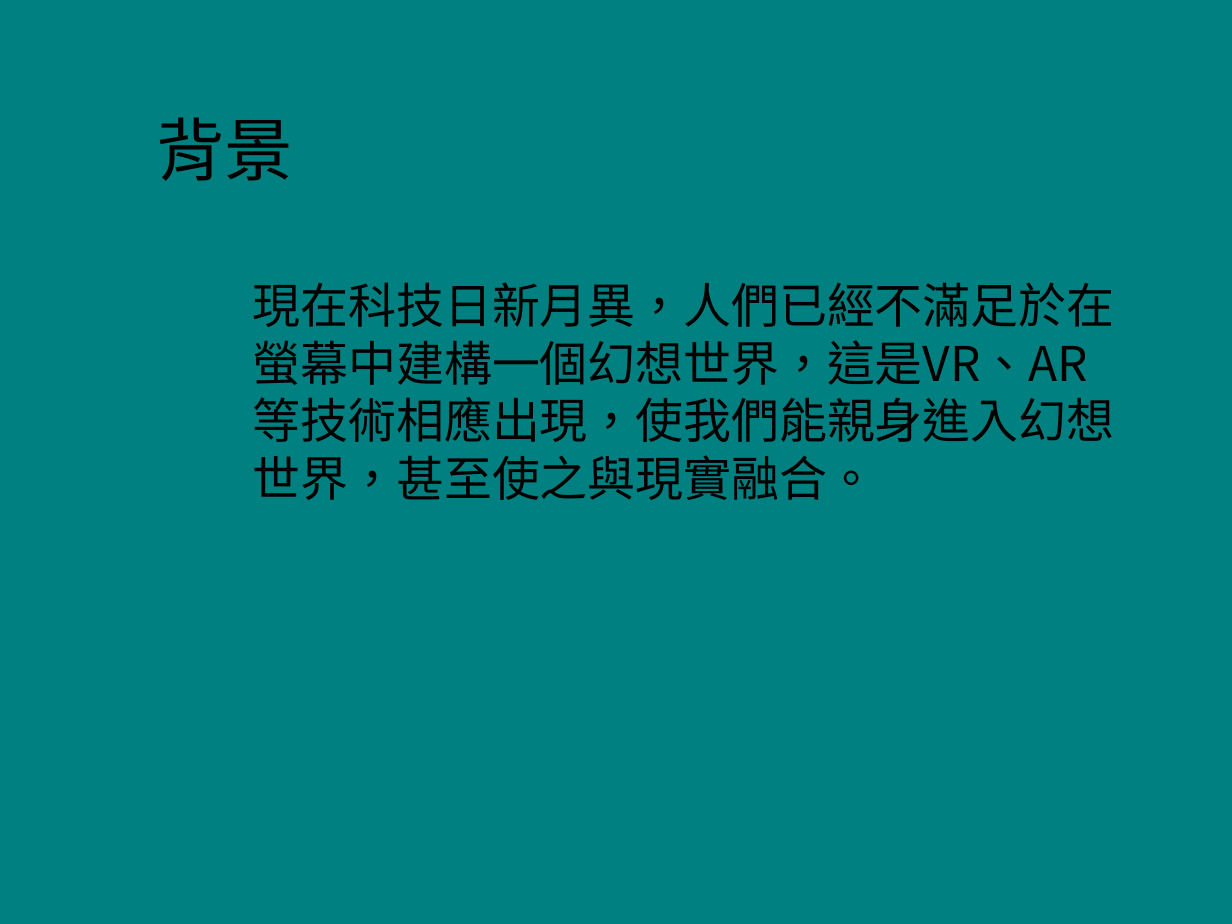
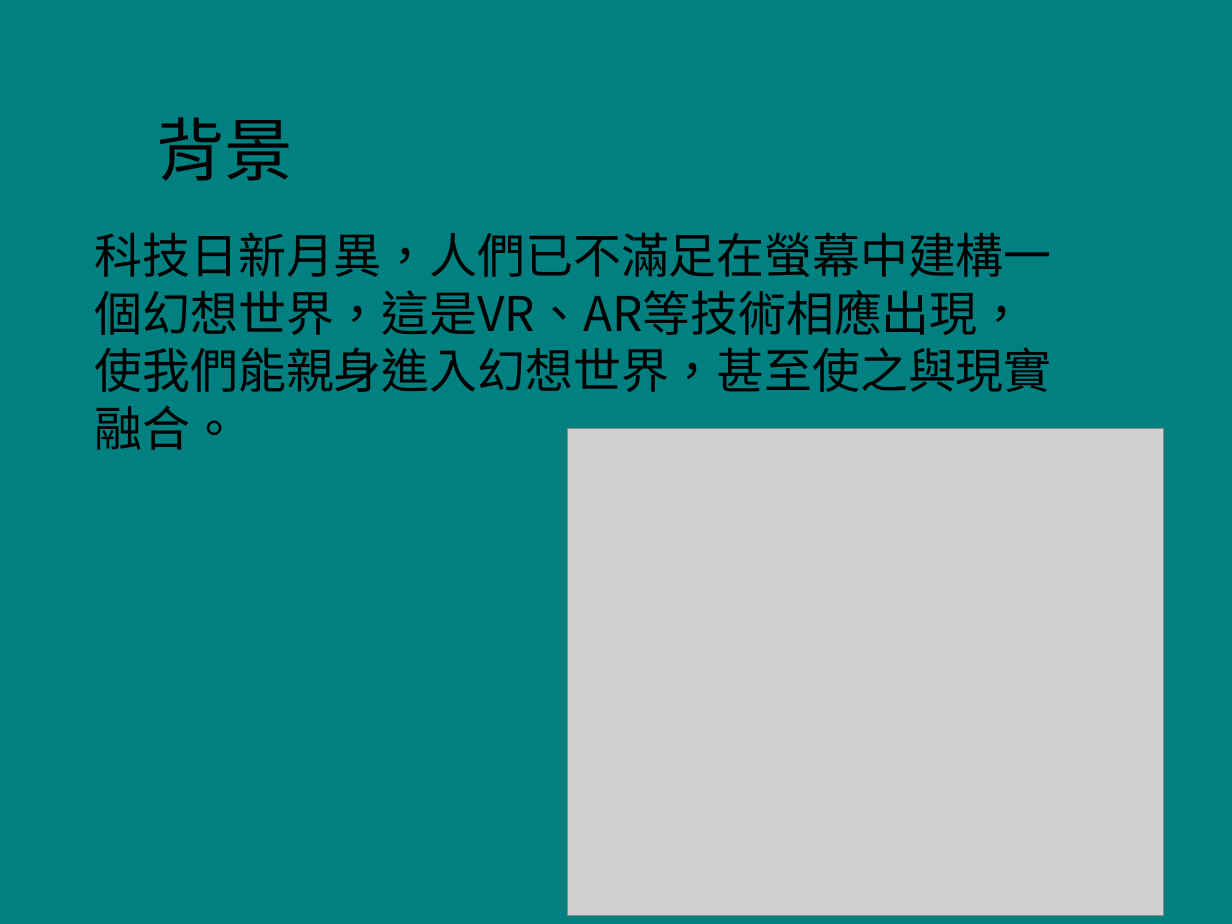
Before and after one commit to 02543420/107_SE_Team-12, a slide deck: slide 3 of 107_SE_Team12_AR RPG結合區域行銷.pptx. Drawn at 1232x924 pixels with LibreOffice and Linux fonts; fonts in the diff are those of the drawing; grey boxes stand for pictures; background and template pictures are left out. Boxes give left, top, right and bottom in pixels: in the first picture for what was removed or moved away, otherwise in the second. Text is boxed around its words. In the diff, an @@ line names an element or a change of style, - is before the commit and + after.

```diff
--- a/107_SE_Team12_AR RPG結合區域行銷.pptx
+++ b/107_SE_Team12_AR RPG結合區域行銷.pptx
@@ text at box(95, 232, 1052, 450): text changed @@
-現在科技日新月異，人們已經不滿足於在螢幕中建構一個幻想世界，這是VR、AR等技術相應出現，使我們能親身進入幻想世界，甚至使之與現實融合。
+科技日新月異，人們已不滿足在螢幕中建構一個幻想世界，這是VR、AR等技術相應出現，使我們能親身進入幻想世界，甚至使之與現實融合。
@@ picture added at box(568, 429, 1164, 915) @@
```
Also in this commit, not shown: 4 other slides changed, 4 slides added, 2 slides removed, 1 other file.
